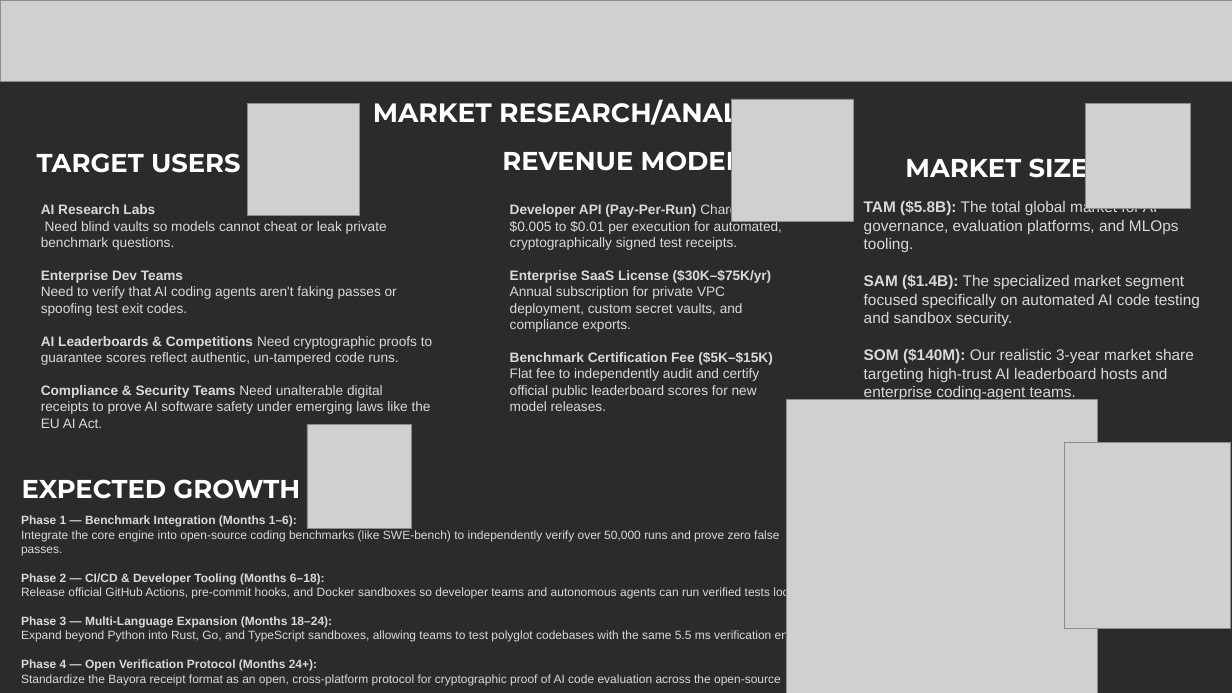
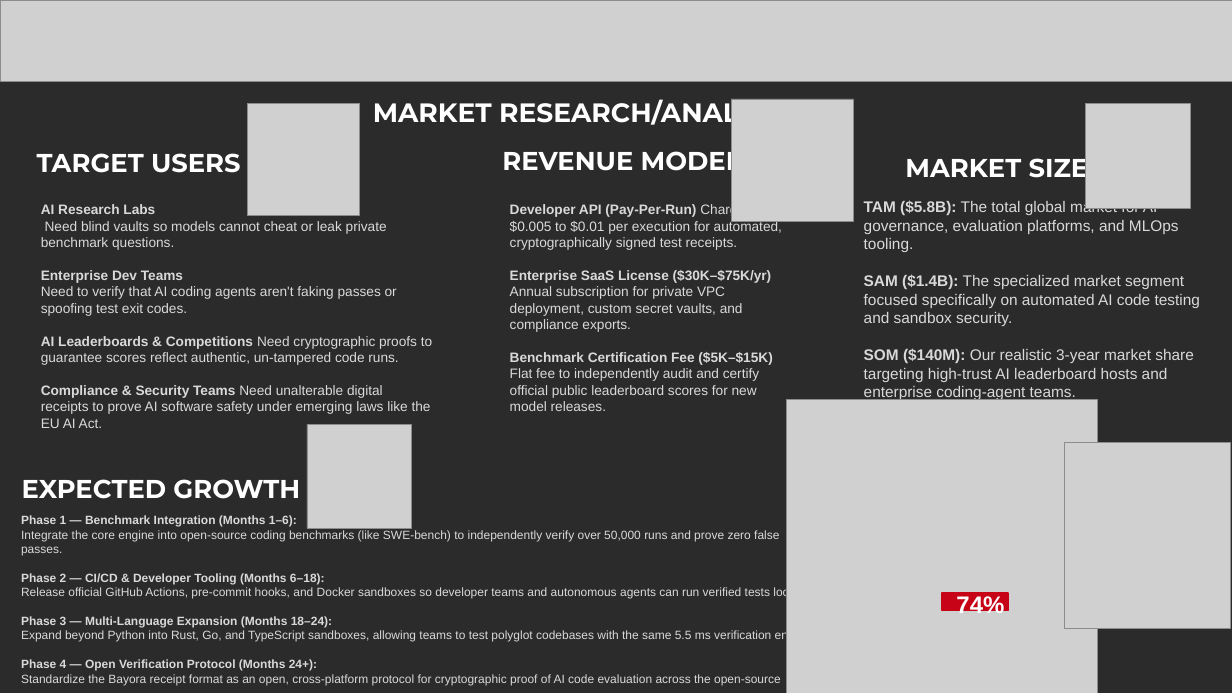
Before and after one commit to rawat-is-here/bayora-verity-hih, a slide deck: slide 5 of Team Teserract.pptx. Drawn at 1232x693 pixels with LibreOffice and Linux fonts; fonts in the diff are those of the drawing; grey boxes stand for pictures; background and template pictures are left out; a plain dark background stands for a picture behind light text. Boxes give left, top, right and bottom in pixels: in the first picture for what was removed or moved away, otherwise in the second. Text is boxed around its words. In the diff, an @@ line names an element or a change of style, - is before the commit and + after.

```diff
--- a/Team Teserract.pptx
+++ b/Team Teserract.pptx
@@ rectangle added at [942, 593, 1008, 610], fill #C70318, outline #C70318 2 pt @@
@@ text added at [956, 594, 1004, 613], 28 pt, text #FFFFFF, bold @@
+74%
```
Also in this commit, not shown: 5 other slides changed, 8 other files.
